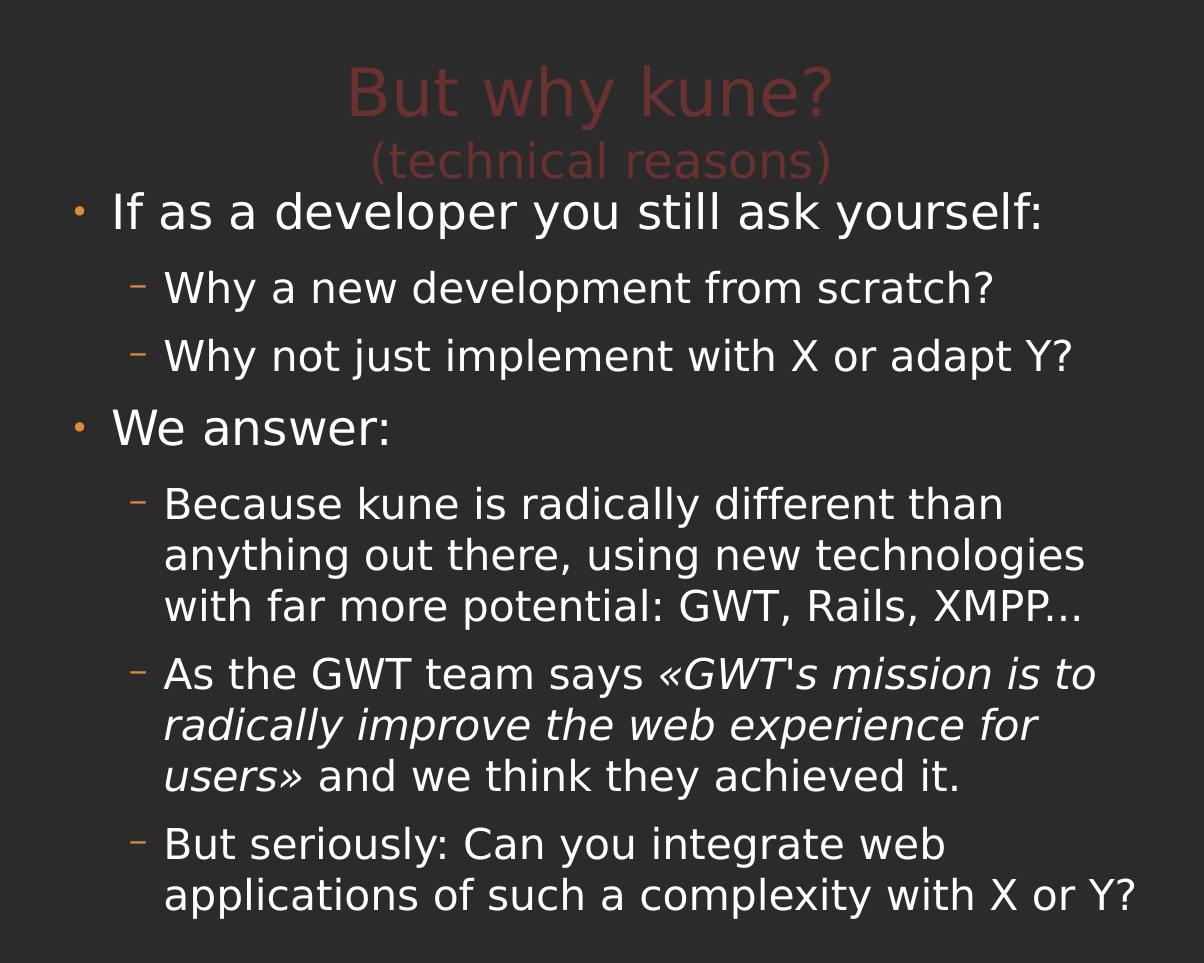
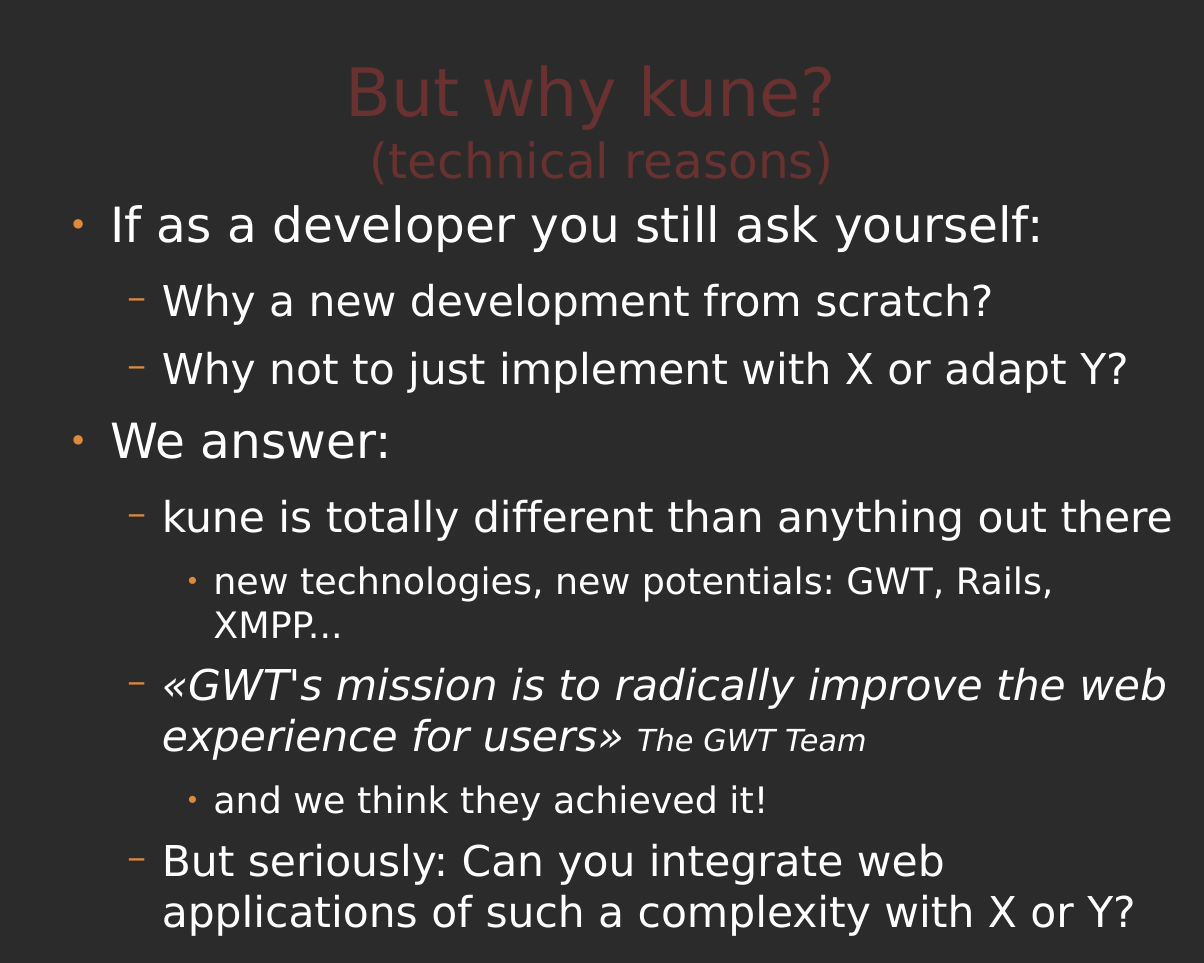
Before and after one commit to comunes/kune, a slide deck: slide 20 of doc/kune-ene-09.odp. Drawn at 1204x963 pixels with LibreOffice and Linux fonts; fonts in the diff are those of the drawing; background and template pictures are left out; a plain dark background stands for a picture behind light text. Boxes give left, top, right and bottom in pixels: in the first picture for what was removed or moved away, otherwise in the second. Text is boxed around its words. In the diff, an @@ line names an element or a change of style, - is before the commit and + after.

Commit message:
Kune presentation improved: formatting and minor changes

```diff
--- a/doc/kune-ene-09.odp
+++ b/doc/kune-ene-09.odp
@@ text "If as a developer you ...": place and size @@
-text "If as a developer you ..." at <box>112,192,1137,919</box>
+text "If as a developer you ..." at <box>110,205,1173,936</box>
@@ text at <box>162,351,1128,393</box>: text changed @@
-  − Why not just implement with X or adapt Y?
+  − Why not to just implement with X or adapt Y?
@@ text at <box>162,499,1173,821</box>: text changed @@
-  − Because kune is radically different than anything out there, using new technologies with far more potential: GWT, Rails, XMPP...
-  − As the GWT team says «GWT's mission is to radically improve the web experience for users» and we think they achieved it.
+  − kune is totally different than anything out there
+    ● new technologies, new potentials: GWT, Rails, XMPP...
+  − «GWT's mission is to radically improve the web experience for users» The GWT Team
+    ● and we think they achieved it!
```
Also in this commit, not shown: 6 other slides changed.
